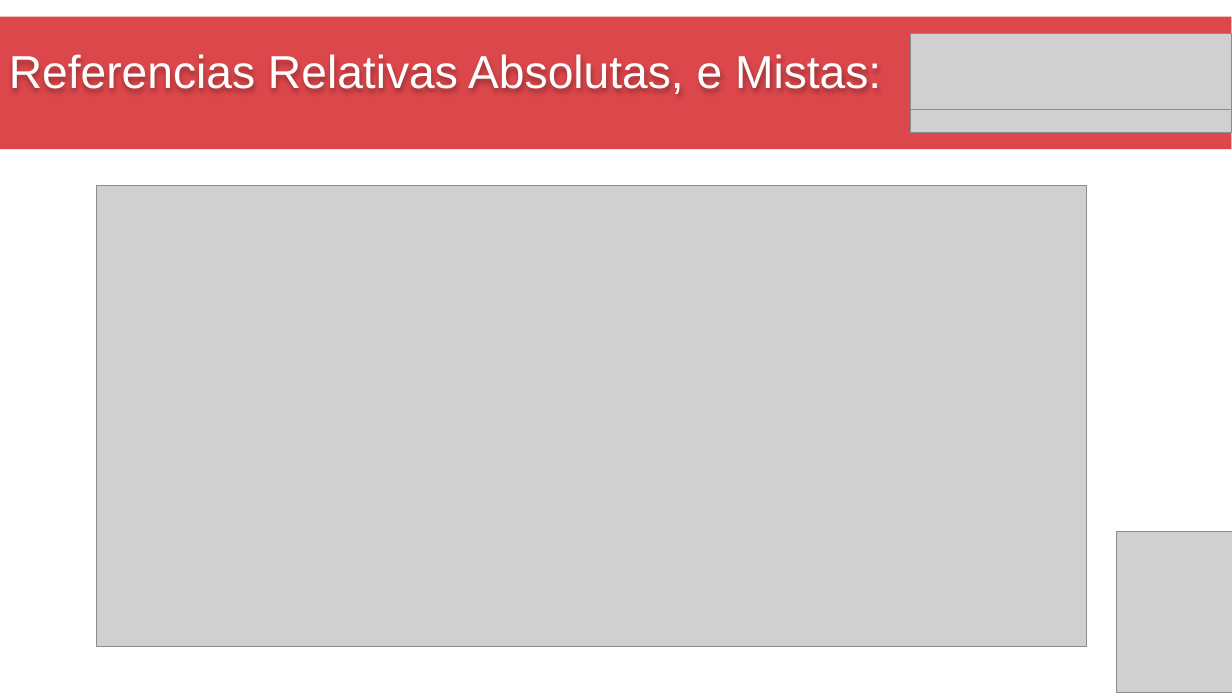
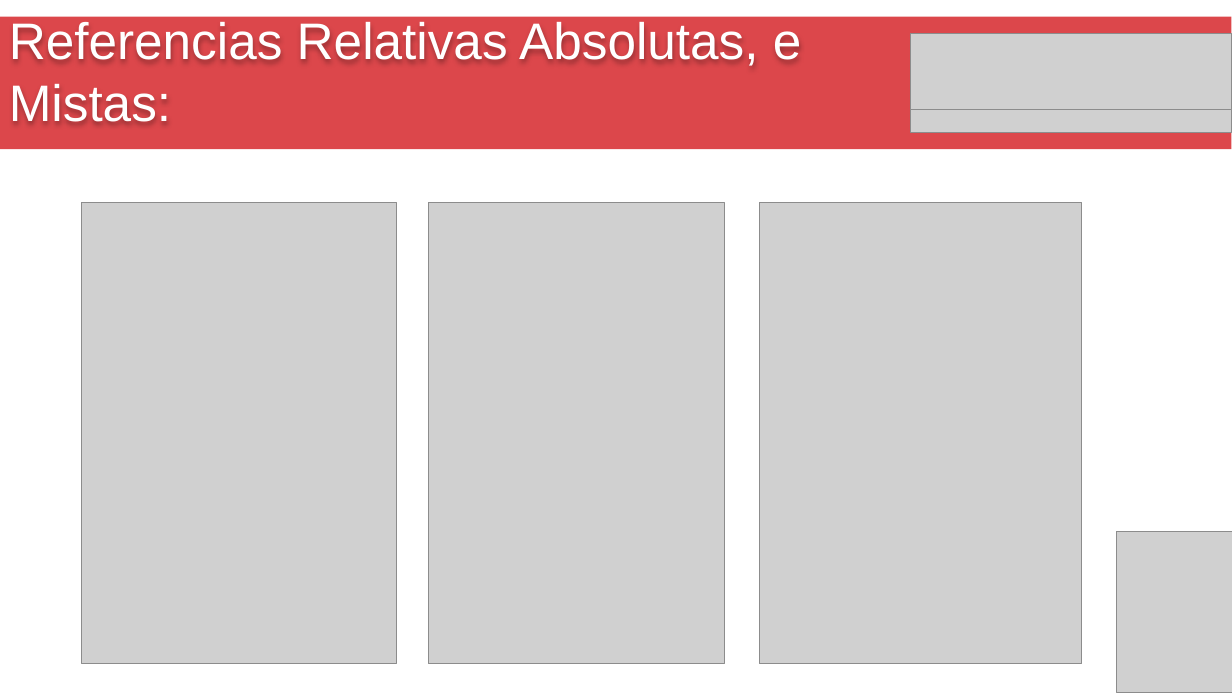
Before and after one commit to Marcsuper/TeachX, a slide deck: slide 3 of Turma Intensivo - 439 - Noite Julho 2017/Aula 3/Aula de Excel 3.pptx (slide 4 before the commit). Drawn at 1232x693 pixels with LibreOffice and Linux fonts; fonts in the diff are those of the drawing; grey boxes stand for pictures. Boxes give left, top, right and bottom in pixels: in the first picture for what was removed or moved away, otherwise in the second. Text is boxed around its words. In the diff, an @@ line names an element or a change of style, - is before the commit and + after.

```diff
--- a/Turma Intensivo - 439 - Noite Julho 2017/Aula 3/Aula de Excel 3.pptx
+++ b/Turma Intensivo - 439 - Noite Julho 2017/Aula 3/Aula de Excel 3.pptx
@@ title "Referencias Relativas Absolutas, e Mistas:" at box(9, 22, 802, 124): size 36 to 40 pt @@
@@ picture: place and size @@
-picture at box(97, 186, 1087, 647)
+picture at box(81, 202, 396, 664)
@@ picture added at box(428, 202, 725, 664) @@
@@ picture added at box(760, 202, 1082, 664) @@
```
Also in this commit, not shown: 2 other slides changed, 7 slides added, 15 other files.
